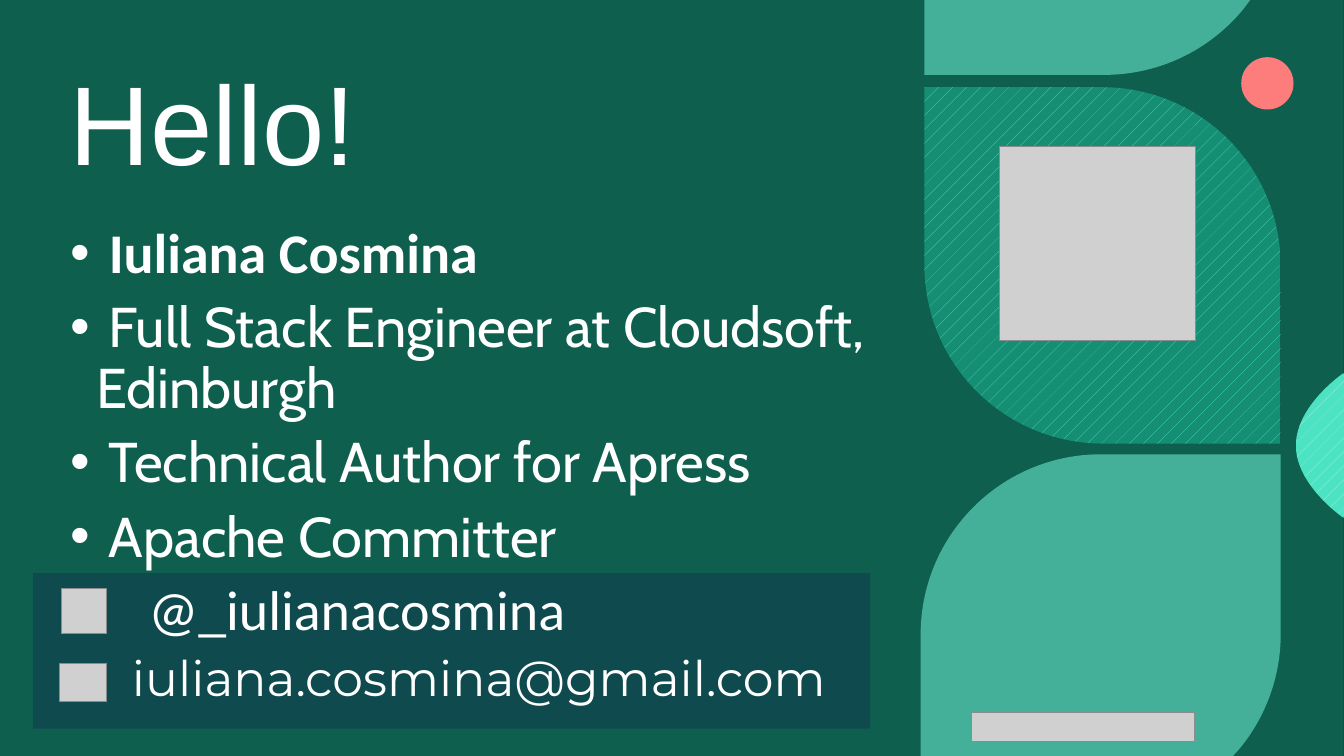
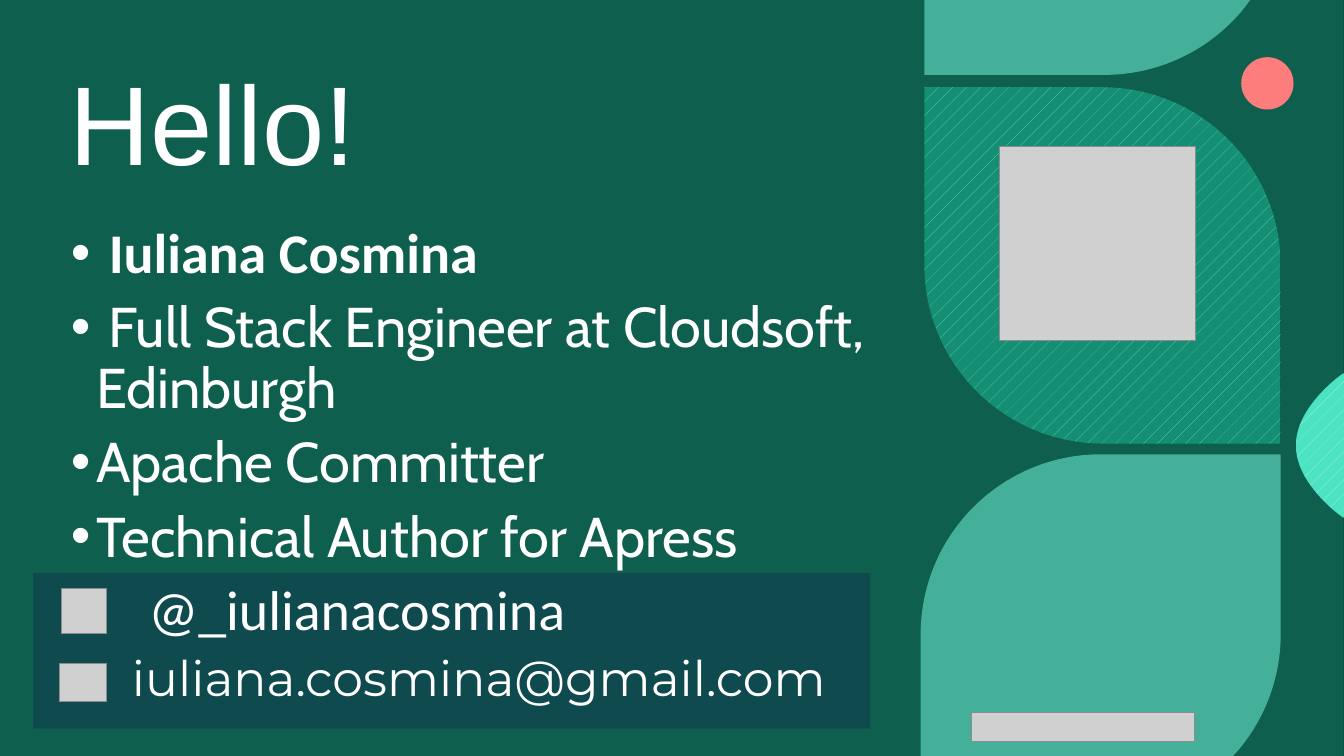
Before and after one commit to cloudsoft/java-cro, a slide deck: slide 2 of java-cro-presentation.pptx (slide 3 before the commit). Drawn at 1344x756 pixels with LibreOffice and Linux fonts; fonts in the diff are those of the drawing; grey boxes stand for pictures; background and template pictures are left out. Boxes give left, top, right and bottom in pixels: in the first picture for what was removed or moved away, otherwise in the second. Text is boxed around its words. In the diff, an @@ line names an element or a change of style, - is before the commit and + after.

```diff
--- a/java-cro-presentation.pptx
+++ b/java-cro-presentation.pptx
@@ text at box(96, 440, 545, 495): paragraph added @@
+• Apache Committer
@@ text at box(109, 515, 557, 569): paragraph removed @@
-• Apache Committer
```
Also in this commit, not shown: 4 other files.
